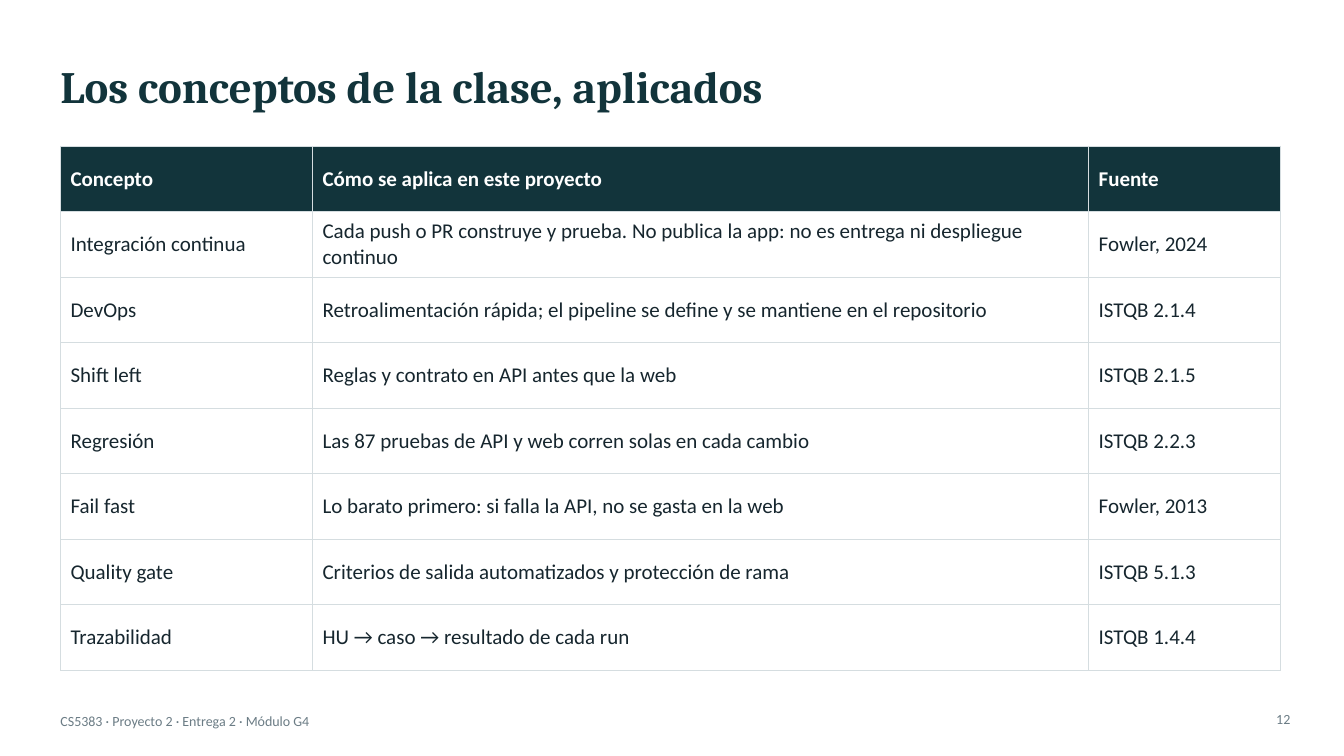
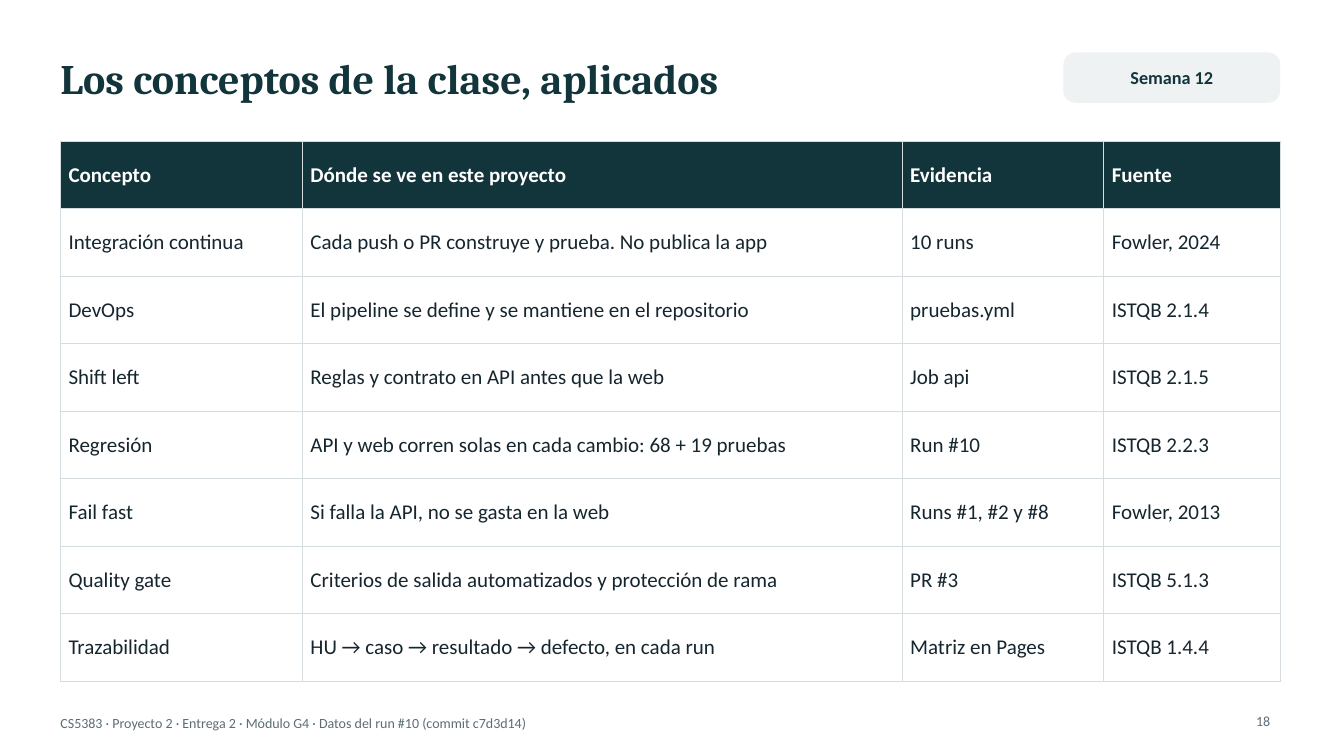
Before and after one commit to Joharjbe/qolqe-wallet, a slide deck: slide 18 of docs/Entrega2_G4_E2E_CICD.pptx (slide 12 before the commit). Drawn at 1344x756 pixels with LibreOffice and Linux fonts; fonts in the diff are those of the drawing. Boxes give left, top, right and bottom in pixels: in the first picture for what was removed or moved away, otherwise in the second. Text is boxed around its words. In the diff, an @@ line names an element or a change of style, - is before the commit and + after.

```diff
--- a/docs/Entrega2_G4_E2E_CICD.pptx
+++ b/docs/Entrega2_G4_E2E_CICD.pptx
@@ title "Los conceptos de la clase, ..." at <box>60,65,718,103</box>: size 32 to 30 pt @@
@@ rounded rectangle added at <box>1064,52,1280,103</box>, fill #EEF2F3, 13 pt, text #12343B, bold @@
+Semana 12
@@ table at <box>60,141,1280,662</box> @@
-column 2: Cómo se aplica en este proyecto | Cada push o PR construye y prueba. No publica la app: no es entrega ni despliegue continuo | Retroalimentación rápida; el pipeline se define y se mantiene en el repositorio | Reglas y contrato en API antes que la web | Las 87 pruebas de API y web corren solas en cada cambio | Lo barato primero: si falla la API, no se gasta en la web | Criterios de salida automatizados y protección de rama | HU → caso → resultado de cada run
+column 2: Dónde se ve en este proyecto | Cada push o PR construye y prueba. No publica la app | El pipeline se define y se mantiene en el repositorio | Reglas y contrato en API antes que la web | API y web corren solas en cada cambio: 68 + 19 pruebas | Si falla la API, no se gasta en la web | Criterios de salida automatizados y protección de rama | HU → caso → resultado → defecto, en cada run
+column 3: Evidencia | 10 runs | pruebas.yml | Job api | Run #10 | Runs #1, #2 y #8 | PR #3 | Matriz en Pages
@@ table: place and size @@
-table at <box>60,146,1280,651</box>
+table at <box>60,141,1280,662</box>
@@ text at <box>60,718,526,731</box>: text changed; text colour #6B7C85 to #5C6D76 @@
-CS5383 · Proyecto 2 · Entrega 2 · Módulo G4
+CS5383 · Proyecto 2 · Entrega 2 · Módulo G4 · Datos del run #10 (commit c7d3d14)
@@ page number added at <box>1256,716,1270,726</box>, 10 pt, text #5C6D76 @@
+18
@@ page number removed at <box>1276,715,1290,724</box> @@
-12
```
Also in this commit, not shown: 5 other slides changed, 13 slides added, 7 slides removed, 2 other files.
